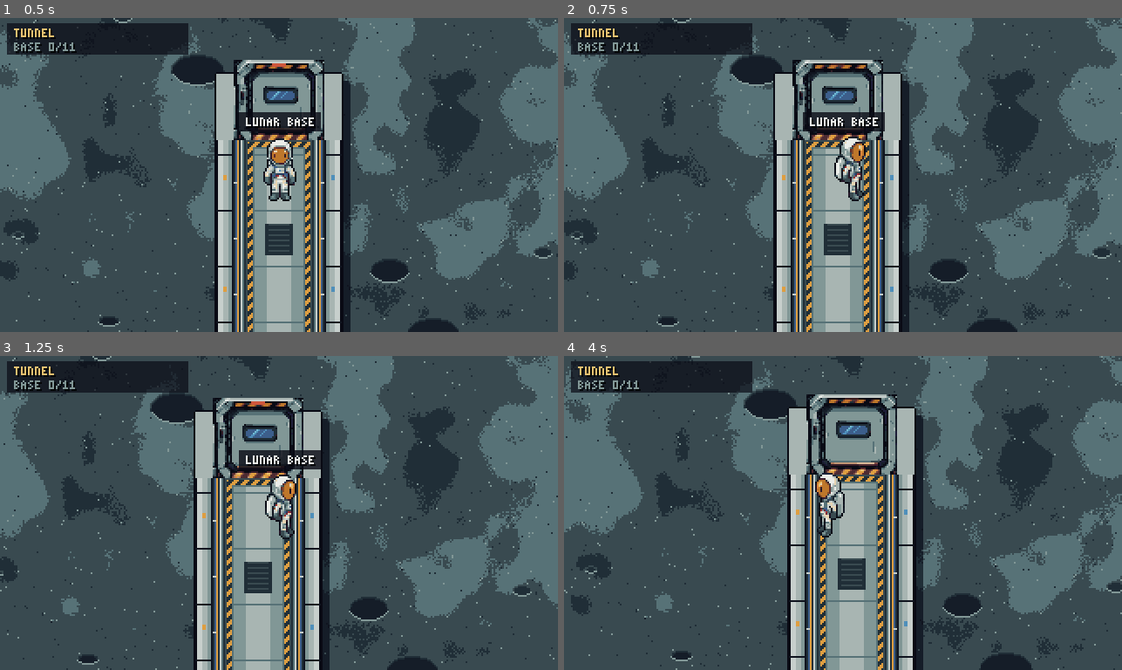
Above: before the commit, frames 1-4 (two rows, left to right).
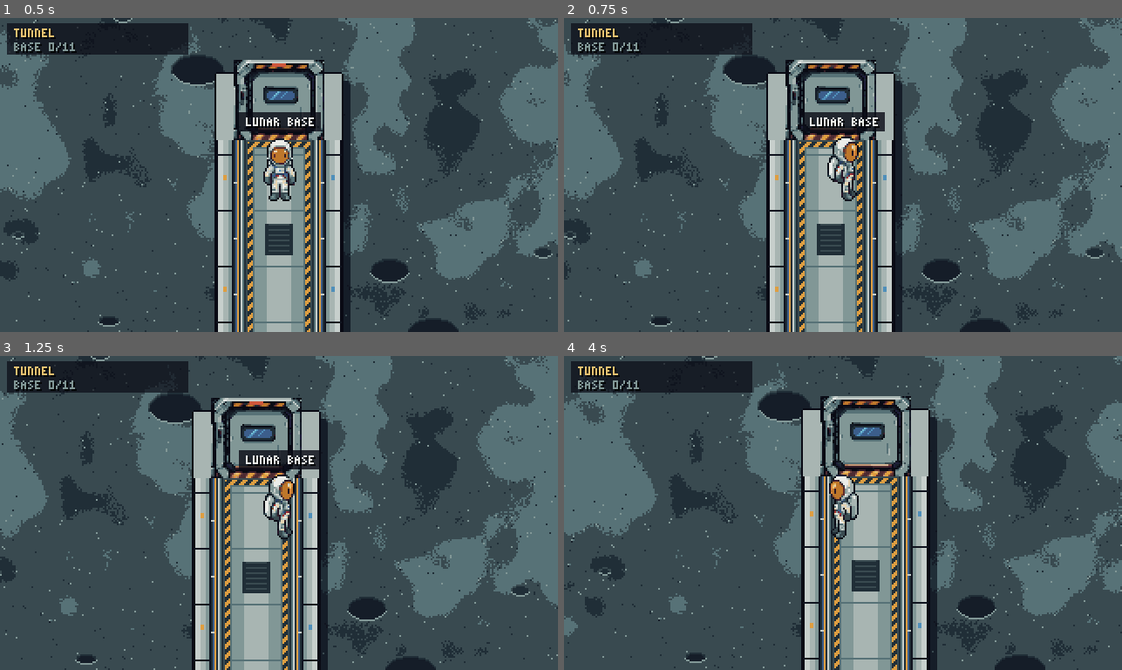
Above: after the commit, the same moments.

Repository: HattoriLoL/Artemis-Adventure
Game: Godot game, scene res://cenas/mapa.tscn
Two runs of this game, one before a commit and one after it. Both use one fixed random seed, a clock stepped at 60 frames per second and the inputs below.
Inputs (mouse positions are in pixels of both pictures, inside the frame that each line leads up to):
- Up to frame 1 (0.5 s): no input
- Up to frame 2 (0.75 s): tap Enter at 0.5 s; move the mouse to (965, 159) at 0.52 s; hold D (direita) from 0.53 s (still down); hold Shift (andar) from 0.53 s (still down); click (965, 159) at 0.67 s
- Up to frame 3 (1.25 s): keep holding D (direita); keep holding Shift (andar)
- Up to frame 4 (4 s): move the mouse to (731, 528) at 1.27 s; release D (direita) at 1.28 s; release Shift (andar) at 1.28 s; hold S (baixo) 1.28-2.03 s; tap E (usar) at 1.35 s; move the mouse to (898, 443) at 2.02 s; hold D (direita) 2.03-2.78 s; tap X at 2.1 s; tap Space at 2.75 s; move the mouse to (815, 575) at 2.77 s; hold W (cima) 2.78-3.53 s; tap J at 2.85 s; click (815, 575) at 2.92 s; move the mouse to (1010, 560) at 3.52 s; hold A (esquerda) from 3.53 s (still down); tap Enter at 3.6 s

Frame 1 is identical in both runs. In frame 2, 26% of the frame differs, in the area x 0-100%, y 0-100%; in frame 3, 14%; in frame 4, 36%.

Commit message:
Corrige o tremor do astronauta e da tela
Em monitor de alta taxa (ex.: 320 Hz) a física roda a 60 Hz: o astronauta só andava a cada ~5 quadros, enquanto a
câmera suavizada andava em todos, e o arredondamento para o pixel fazia ele ir e voltar 1 px na tela.
- physics_interpolation ligada: o astronauta é desenhado entre um passo de física e o outro.
- câmera presa no astronauta, sem suavização.
Medido em gravação a 320 quadros/s: de 49 idas-e-voltas de 1 px para nenhuma; o fundo continua rolando liso.

Diff:
--- a/jogo/project.godot
+++ b/jogo/project.godot
@@ -23,6 +23,10 @@
 window/stretch/mode="viewport"
 window/stretch/scale_mode="integer"
 
+[physics]
+
+common/physics_interpolation=true
+
 [rendering]
 
 textures/canvas_textures/default_texture_filter=0
--- a/jogo/scripts/mapa.gd
+++ b/jogo/scripts/mapa.gd
@@ -140,8 +140,9 @@
 	cam.limit_top = 0
 	cam.limit_right = int(mapa["tamanho"][0])
 	cam.limit_bottom = int(mapa["tamanho"][1])
-	cam.position_smoothing_enabled = true
-	cam.position_smoothing_speed = 6.0
+	# câmera presa no astronauta, sem suavização: com a suavização, câmera e astronauta caíam em frações de pixel
+	# diferentes e o arredondamento fazia o astronauta tremer 1 px na tela (ver physics_interpolation no projeto)
+	cam.position_smoothing_enabled = false
 	cam.offset = Vector2(0, -14)
 	jogador.add_child(cam)
 	cam.make_current()
